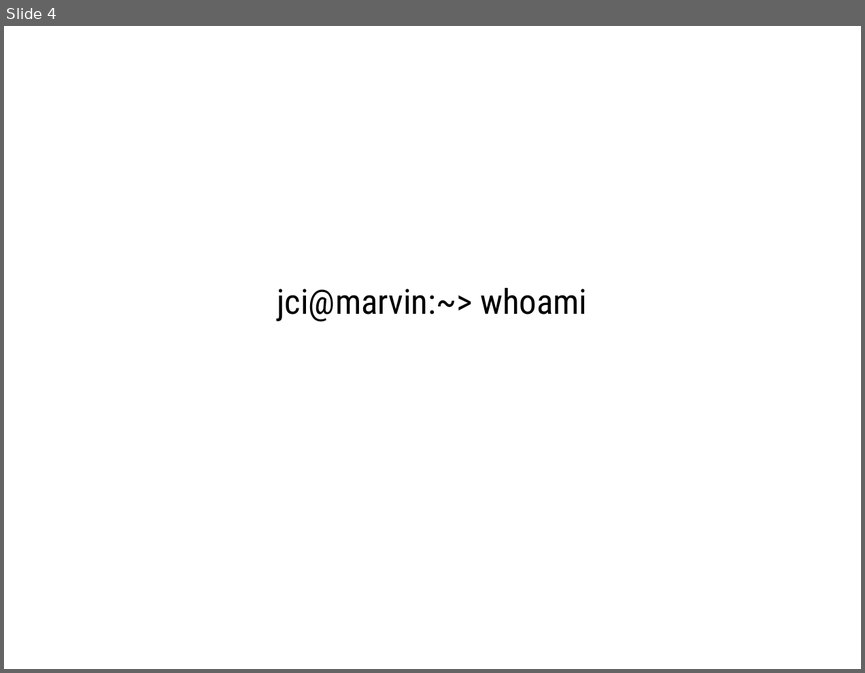
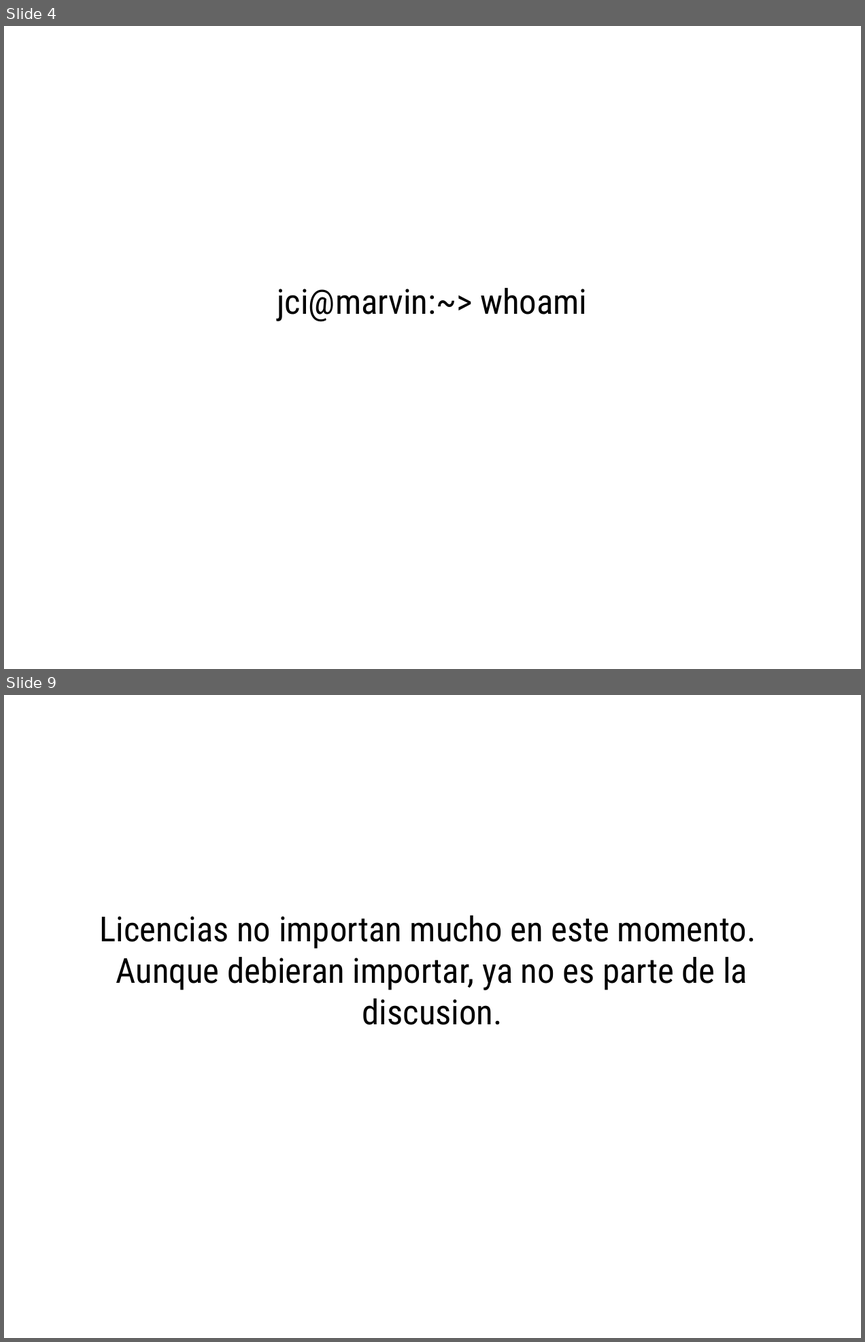
Before and after one commit to jci/charlas, a slide deck: UAT-20171116.odp. Shown one above the other, each under a label of ours: slide 4 before the commit, slides 4 and 9 after it; the slides between them are not shown. The pictures are 865x673 and 865x1342 pixels, drawn with LibreOffice and Linux fonts; fonts in the diff are those of the drawing. Boxes give left, top, right and bottom in pixels: in the first picture for what was removed or moved away, otherwise in the second. Text is boxed around its words. In the diff, an @@ line names an element or a change of style, - is before the commit and + after.

```diff
--- a/UAT-20171116.odp
+++ b/UAT-20171116.odp
@@ slide 9 added at box(4, 695, 861, 1338), background #FFFFFF @@
@@ subtitle added at box(100, 915, 756, 1025), 32 pt, text #000000 @@
+Licencias no importan mucho en este momento.
+Aunque debieran importar, ya no es parte de la discusion.
```
Also in this commit, not shown: 1 slide changed, 26 other slides added, 5 other files.
